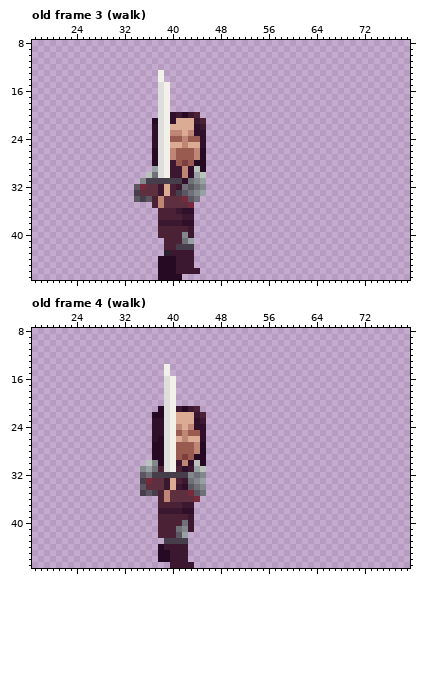
A pixel-art file gets an edit: Assets/Character.aseprite. The first picture shows the starting point.
80x48 pixels, 42 frames. Shown: old frame 3 (walk): x 17..79, y 8..47; old frame 4 (walk): x 17..79, y 8..47. The commit also changed other frames, which this record leaves out.
New version:
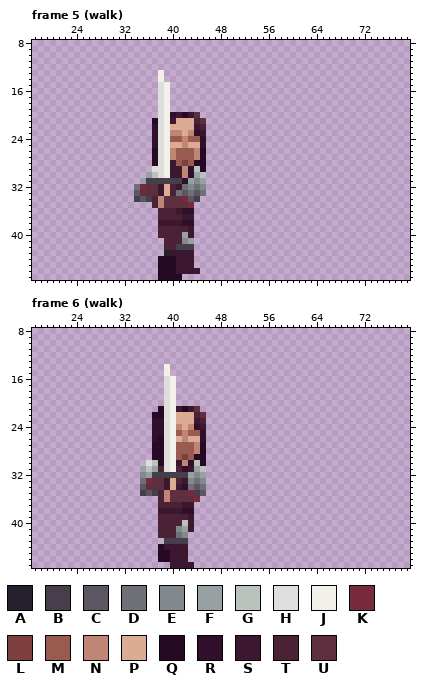
Palette (. is transparent): A #27202e  B #463e4a  C #5b5661  D #6f7078  E #82888c  F #97a1a3  G #bac2bc  H #dededc  J #f2f1e9  K #782a3d  L #7d3e3e  M #995b50  N #bf8675  P #dbac93  Q #260a23  R #300f2b  S #3b1830  T #4a2135  U #5e2f3f
A new or re-ordered frame is compared with the old frame closest to it.
Edits made:
frames re-ordered
Changed rows in their new state; - is an unchanged pixel.
Frame 5 (walk) against old frame 3 (walk):
first column x 40:
20 ----U-
21 S---TU
22 ----ST
23 -----S
first column x 34:
29 ---H--------
30 --FG--------
31 -F-------F--
32 D--------E--
33 C------D--CD
34 BCB-------B-
first column x 42:
40 F
41 E
Frame 6 (walk) against old frame 4 (walk):
first column x 44:
21 U-
22 TU
23 ST
24 -S
first column x 35:
30 -HG--------
31 FGF--------
32 EF------FEF
33 D-------EDE
34 --------DCD
35 ---------BC
first column x 41:
40 -G
41 EF
42 DE
Changed places in both pictures, as pixel boxes (x1, y1, x2, y2):
changed: (194, 112, 206, 136)
changed: (170, 118, 176, 124)
changed: (134, 166, 158, 202)
changed: (176, 178, 206, 202)
changed: (182, 232, 188, 244)
changed: (194, 406, 206, 430)
changed: (140, 460, 158, 484)
changed: (176, 472, 206, 538)
